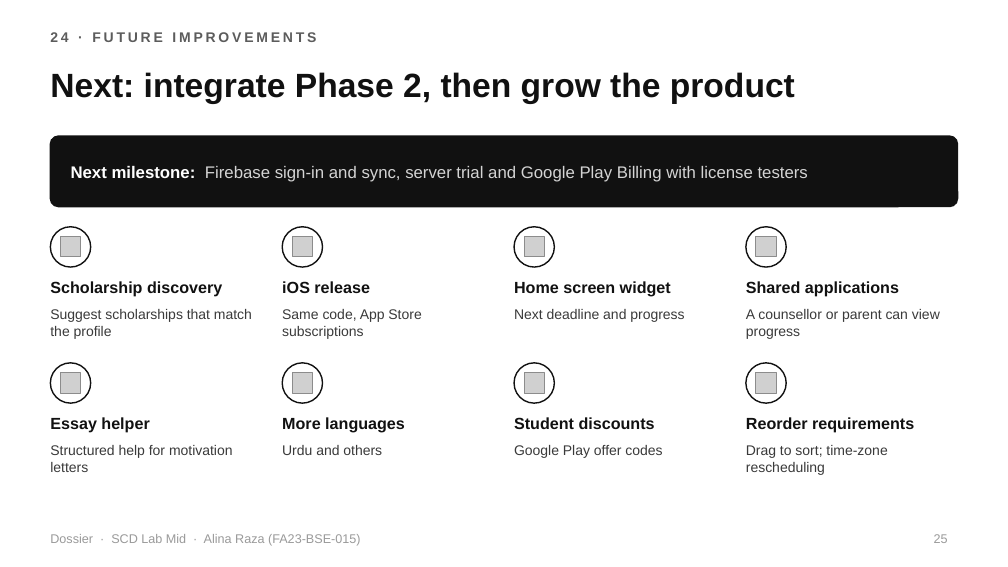
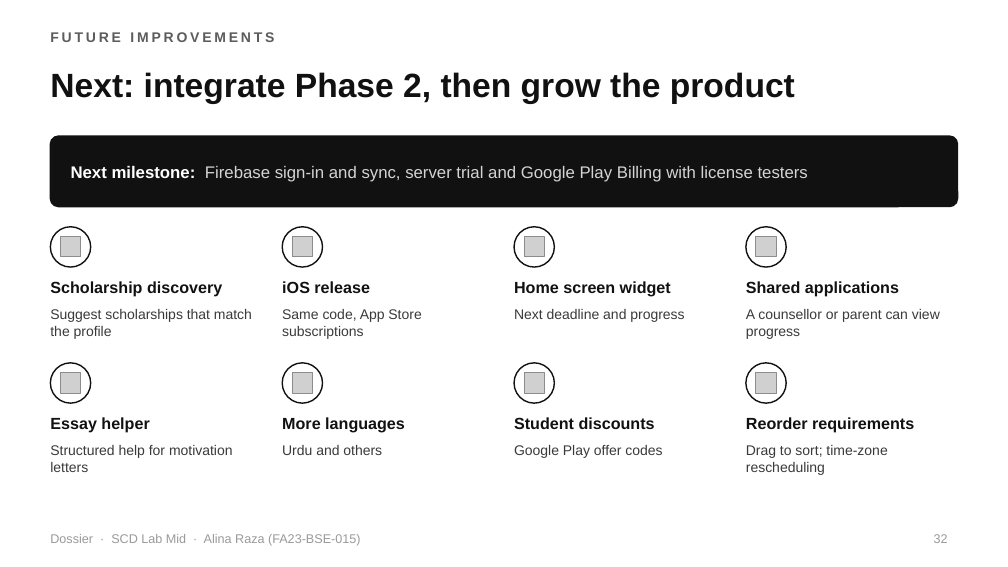
Before and after one commit to alinaraza2017/dossier, a slide deck: slide 32 of presentation_prep/02_Dossier_SCD_Lab_Mid.pptx (slide 25 before the commit). Drawn at 1008x567 pixels with LibreOffice and Linux fonts; fonts in the diff are those of the drawing; grey boxes stand for pictures. Boxes give left, top, right and bottom in pixels: in the first picture for what was removed or moved away, otherwise in the second. Text is boxed around its words. In the diff, an @@ line names an element or a change of style, - is before the commit and + after.

```diff
--- a/presentation_prep/02_Dossier_SCD_Lab_Mid.pptx
+++ b/presentation_prep/02_Dossier_SCD_Lab_Mid.pptx
@@ text at [50, 32, 274, 42]: text changed @@
-24 · FUTURE IMPROVEMENTS
+FUTURE IMPROVEMENTS
@@ page number at [934, 534, 948, 543]: text changed @@
-25
+32
```
Also in this commit, not shown: 23 other slides changed, 7 slides added, 6 other files.
